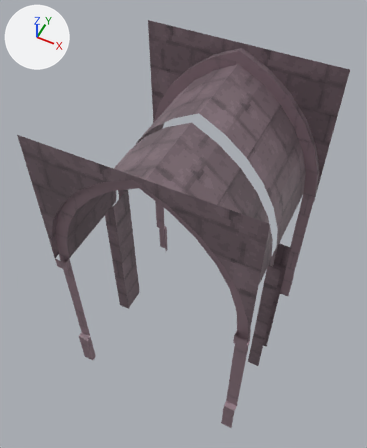
The glTF model assets/models/door_frame_locked_b.glb: old version first, new version second.
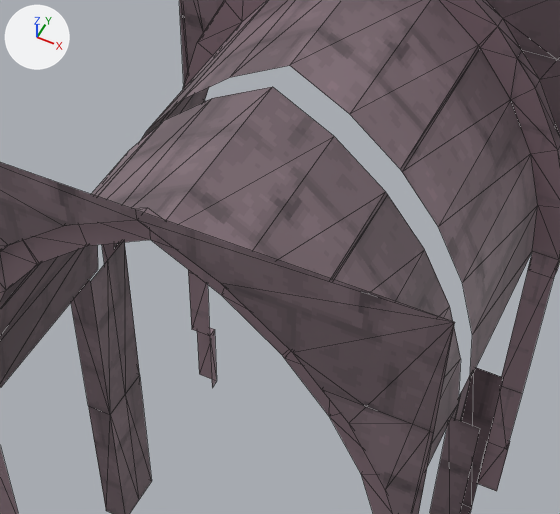
There are two pictures of each version: one whole from a camera (50 mm lens) standing at (1.47, -3.16, 5.89) and looking at (-0.14, 0.07, 1.86), one close up on the part from 20% to 86% of the width and 19% to 68% of the height. Every picture has the same lights, and +X, +Y and +Z are marked at upper left. The last two pictures show the newer version. The close-ups show mesh edges as thin lines. Vertices at exactly the same position are counted once.

The first close-up shows 'portal_back', 'portal_front'.
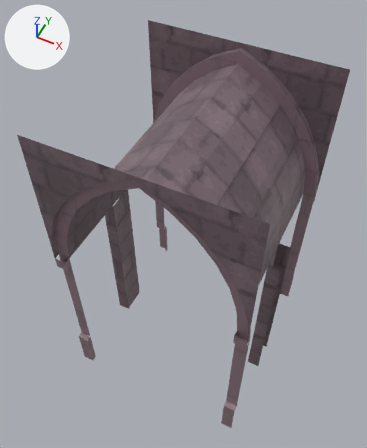
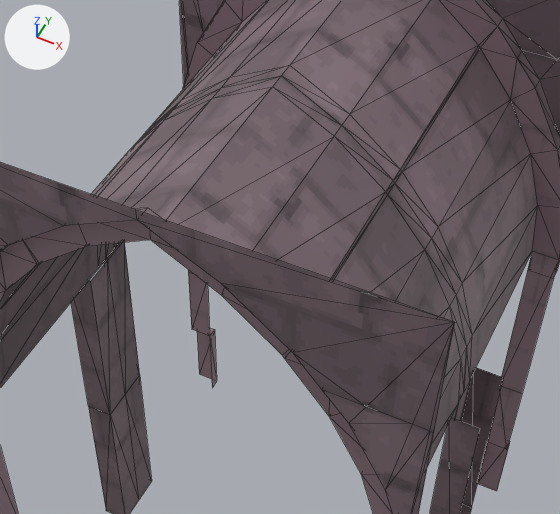
What differs and where, as boxes [x1, y1, x2, y2] in the close-ups (560 x 514 px):
'portal_front', reshaped: before [0, 87, 480, 514]; after [0, 76, 480, 514]
'portal_back', reshaped: before [102, 0, 560, 514]; after [104, 0, 560, 514]
part 1 of me_portal_back, added: after [106, 66, 472, 391]
part 2 of me_portal_front, added: after [98, 76, 467, 403]

Edits to the bpy script that builds the scene:
```text
Change me_portal_back:
    used by ob_portal_back; location = (0.0, 0.0, 0.0)
    remove me_portal_back.from_pydata(...)  # 119 vertices, 162 faces; spans x -1.0..1.0, y 0.0..1.0, z 0.0..3.5
    add me_portal_back.from_pydata(...)  # 135 vertices, 190 faces; spans x -1.0..1.0, y 0.0..1.0, z 0.0..3.5
    me_portal_back part 1
    16 new vertices lie (0.0, -0.07, 0.0) away from vertices in x -0.88..0.88, y 0.07, z 2.0..3.32
    28 new faces join them
Change me_portal_front:
    used by ob_portal_front; location = (0.0, 0.0, 0.0)
    remove me_portal_front.from_pydata(...)  # 119 vertices, 162 faces; spans x -1.0..1.0, y -1.0..0.0, z 0.0..3.5
    add me_portal_front.from_pydata(...)  # 135 vertices, 190 faces; spans x -1.0..1.0, y -1.0..0.0, z 0.0..3.5
    me_portal_front part 2
    16 new vertices lie (0.0, 0.07, 0.0) away from vertices in x -0.88..0.88, y -0.07, z 2.0..3.32
    28 new faces join them
```
